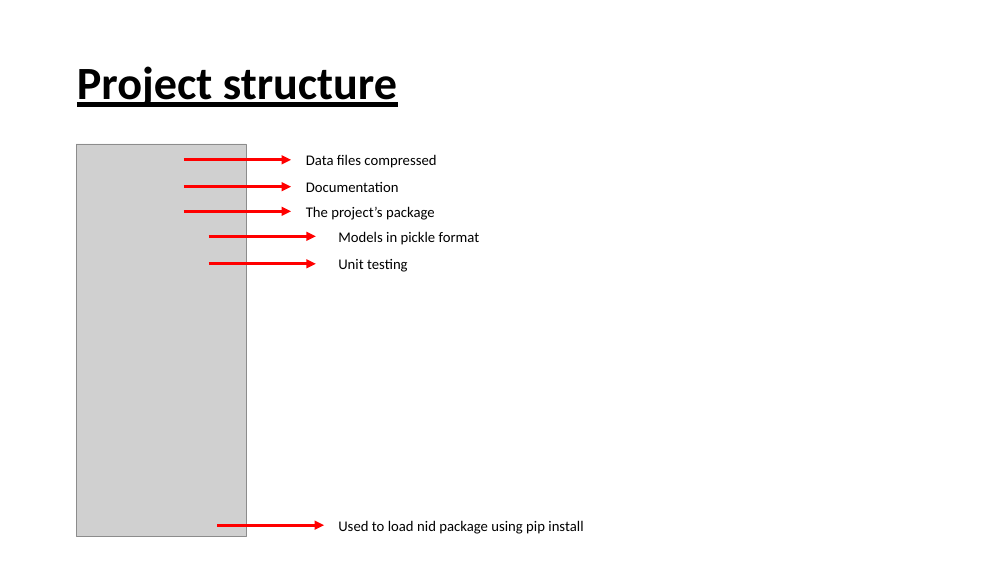
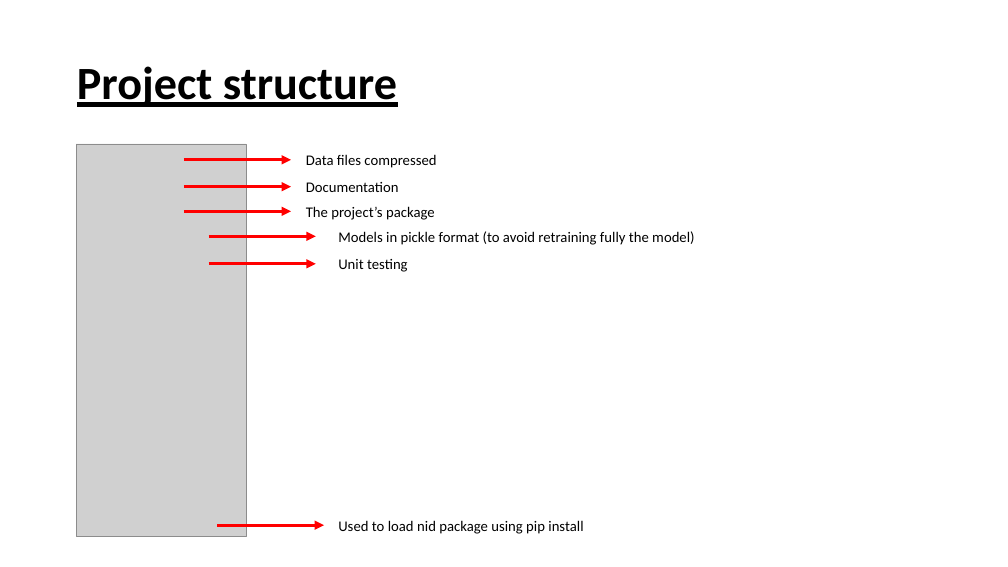
Before and after one commit to gatrikh/project_m05, a slide deck: slide 6 of presentation/presentation.pptx. Drawn at 1008x567 pixels with LibreOffice and Linux fonts; fonts in the diff are those of the drawing; grey boxes stand for pictures. Boxes give left, top, right and bottom in pixels: in the first picture for what was removed or moved away, otherwise in the second. Text is boxed around its words. In the diff, an @@ line names an element or a change of style, - is before the commit and + after.

```diff
--- a/presentation/presentation.pptx
+++ b/presentation/presentation.pptx
@@ text at (338,231,694,245): text changed @@
-Models in pickle format
+Models in pickle format (to avoid retraining fully the model)
```
Also in this commit, not shown: 3 other slides changed, 1 other file.
